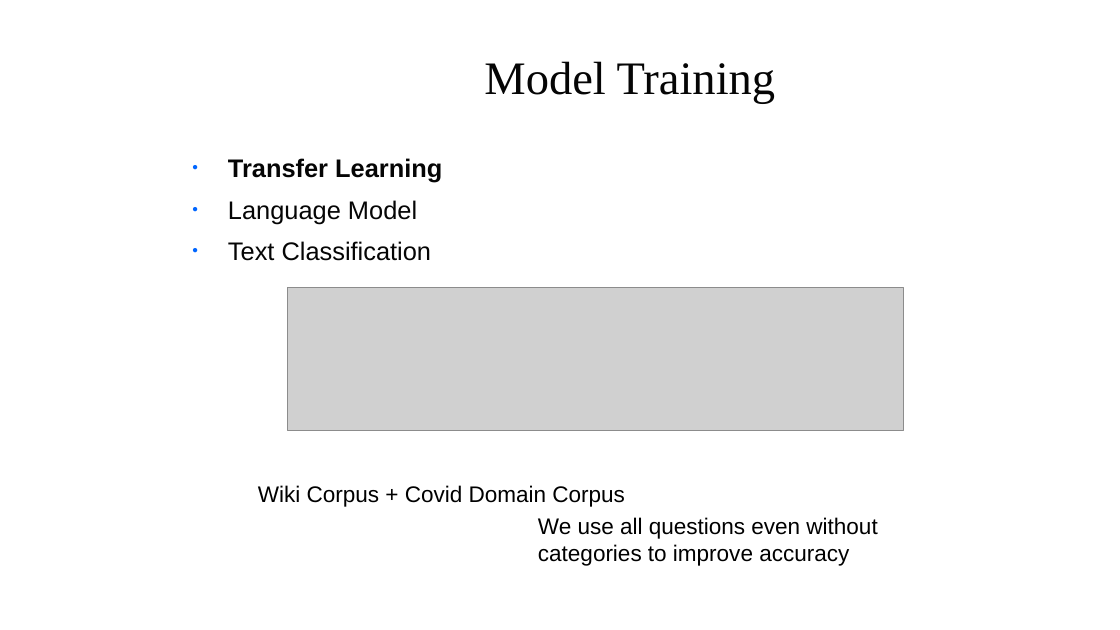
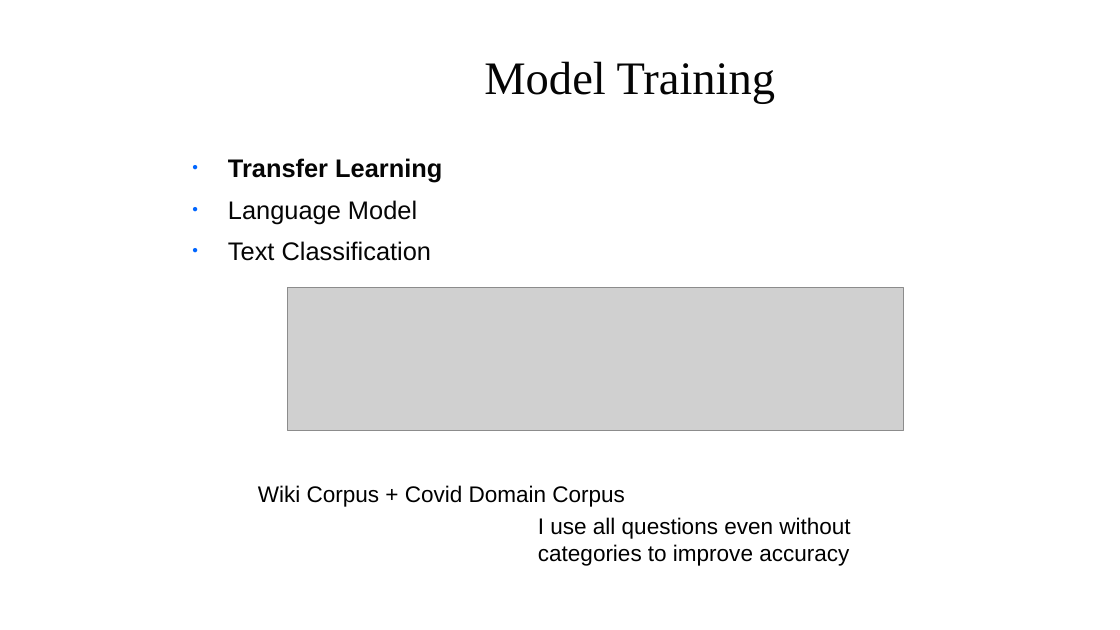
Before and after one commit to franva/covidfaqbot, a slide deck: slide 15 of CovidTextClassifier.pptx. Drawn at 1120x630 pixels with LibreOffice and Linux fonts; fonts in the diff are those of the drawing; grey boxes stand for pictures; background and template pictures are left out. Boxes give left, top, right and bottom in pixels: in the first picture for what was removed or moved away, otherwise in the second. Text is boxed around its words. In the diff, an @@ line names an element or a change of style, - is before the commit and + after.

```diff
--- a/CovidTextClassifier.pptx
+++ b/CovidTextClassifier.pptx
@@ text at [538, 517, 850, 566]: text changed @@
-We use all questions even without categories to improve accuracy
+I use all questions even without categories to improve accuracy
```
Also in this commit, not shown: 5 other slides changed.
